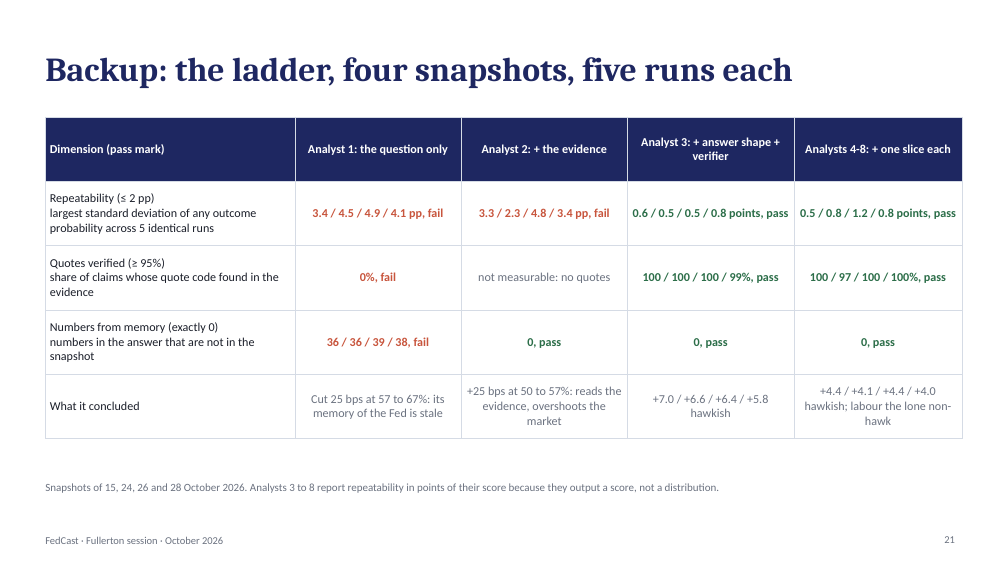
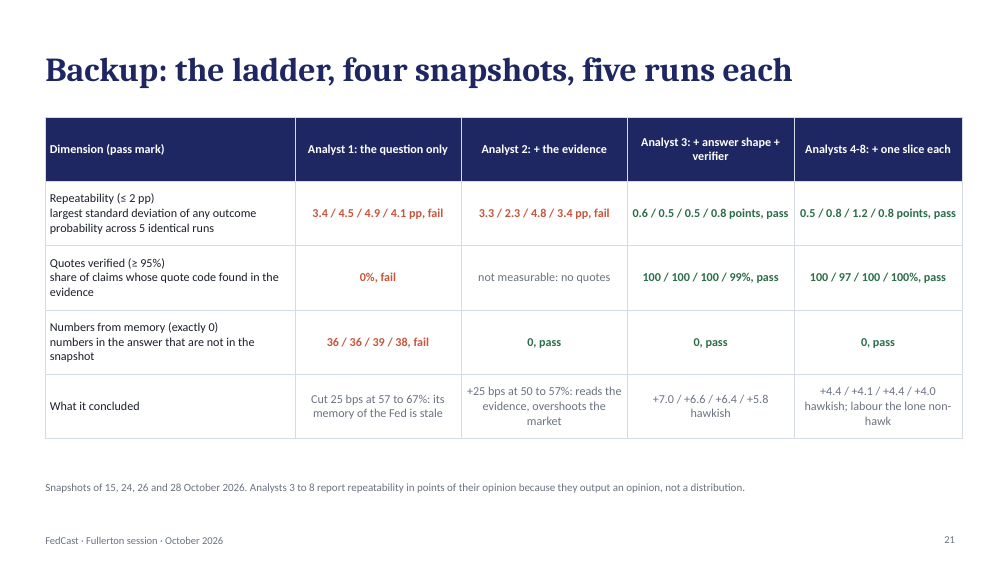
Before and after one commit to kmt112/fed-forecast, a slide deck: slide 21 of docs/FedCast_Fullerton.pptx. Drawn at 1008x567 pixels with LibreOffice and Linux fonts; fonts in the diff are those of the drawing. Boxes give left, top, right and bottom in pixels: in the first picture for what was removed or moved away, otherwise in the second. Text is boxed around its words. In the diff, an @@ line names an element or a change of style, - is before the commit and + after.

```diff
--- a/docs/FedCast_Fullerton.pptx
+++ b/docs/FedCast_Fullerton.pptx
@@ text at bbox=[45, 483, 745, 493]: text changed @@
-Snapshots of 15, 24, 26 and 28 October 2026. Analysts 3 to 8 report repeatability in points of their score because they output a score, not a distribution.
+Snapshots of 15, 24, 26 and 28 October 2026. Analysts 3 to 8 report repeatability in points of their opinion because they output an opinion, not a distribution.
```
Also in this commit, not shown: 6 other slides changed, 1 other file.
